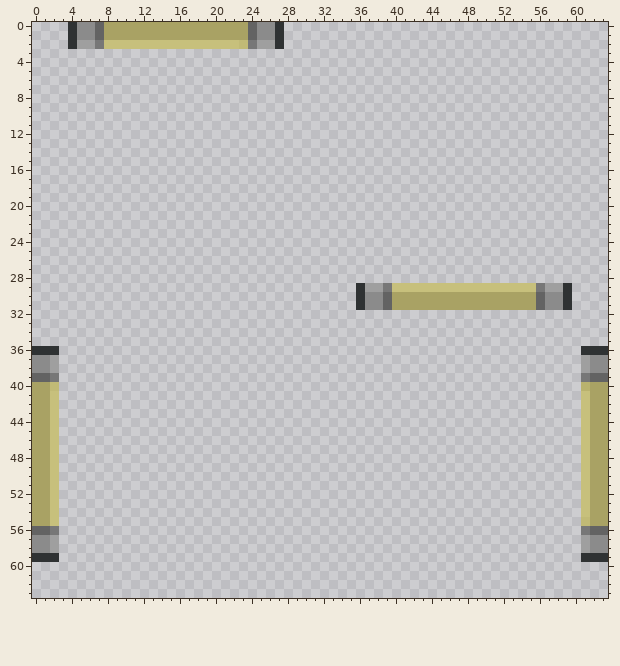
Pixel-art sprite, stored at Resources/Textures/Structures/Wallmounts/Lighting/light_tube.rsi/base.png. Above is the file before it was changed.
The file is 64x64 pixels. Colours within 5 levels of each other are drawn and written as one.
After:
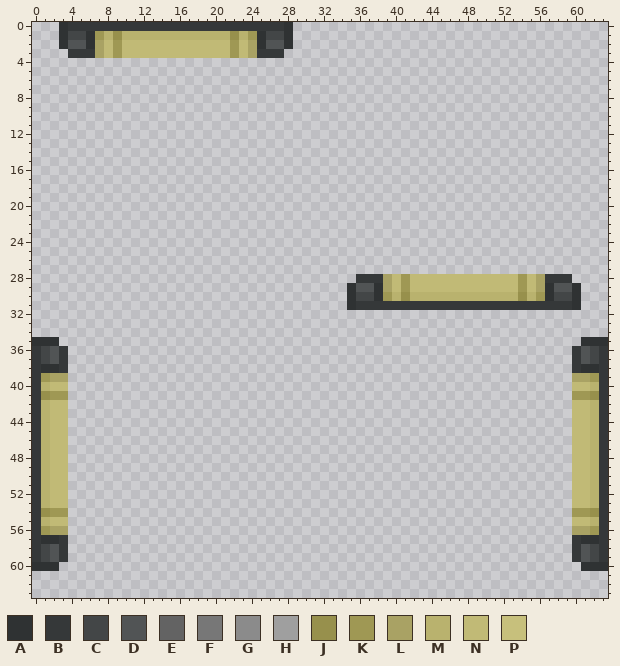
Palette (. is transparent): A #2f3233  B #353839  C #434647  D #515455  E #636363  F #777777  G #8b8b8b  H #9f9f9f  J #97904c  K #9f9854  L #a9a264  M #b9b26e  N #c1ba76  P #c7c07c
Changes in this commit:
Changed rows in their new state; - is an unchanged pixel.
first column x 3:
 0 ABBBBBBBBBBBBBBBBBBBBBBBBA
 1 ACCAKMJMMMMMMMMMMMMJMKACCA
 2 ADDALNKNNNNNNNNNNNNK-LADDA
 3 -BBBLNKNNNNNNNNNNNNKNLBBB-
first column x 35:
28 -BBBLNKNNNNNNNNNNNNKNLBBB-
29 ADDALNKNNNNNNNNNNNNKNLADDA
30 ACCAKMJMMMMMMMMMMMMJMKACCA
31 ABBBBBBBBBBBBBBBBBBBBBBBBA
first column x 0:
35 AAA----------------------------------------------------------AAA
36 BCDB--------------------------------------------------------BDCB
37 BCDB--------------------------------------------------------BDCB
38 BAAB--------------------------------------------------------BAAB
39 BKLL--------------------------------------------------------LLKB
40 BM-N--------------------------------------------------------NNMB
41 BJKK--------------------------------------------------------KKJB
42 BMNN--------------------------------------------------------NNMB
43 BMNN--------------------------------------------------------NNMB
44 BMNN--------------------------------------------------------NNMB
45 BMNN--------------------------------------------------------NNMB
46 BMNN--------------------------------------------------------NNMB
47 BMNN--------------------------------------------------------NNMB
48 BMNN--------------------------------------------------------NNMB
49 BMNN--------------------------------------------------------NNMB
50 BMNN--------------------------------------------------------NNMB
51 BMNN--------------------------------------------------------NNMB
52 BMNN--------------------------------------------------------NNMB
53 BMNN--------------------------------------------------------NNMB
54 BJKK--------------------------------------------------------KKJB
55 BMNN--------------------------------------------------------N-MB
56 BKLL--------------------------------------------------------LLKB
57 BAAB--------------------------------------------------------BAAB
58 BCDB--------------------------------------------------------BDCB
59 BCDB--------------------------------------------------------BDCB
60 AAA----------------------------------------------------------AAA
Pixel boxes of the changes (left, top, right, bottom) in both pictures:
changed: (59, 22, 293, 58)
changed: (347, 274, 608, 571)
changed: (32, 337, 68, 571)
